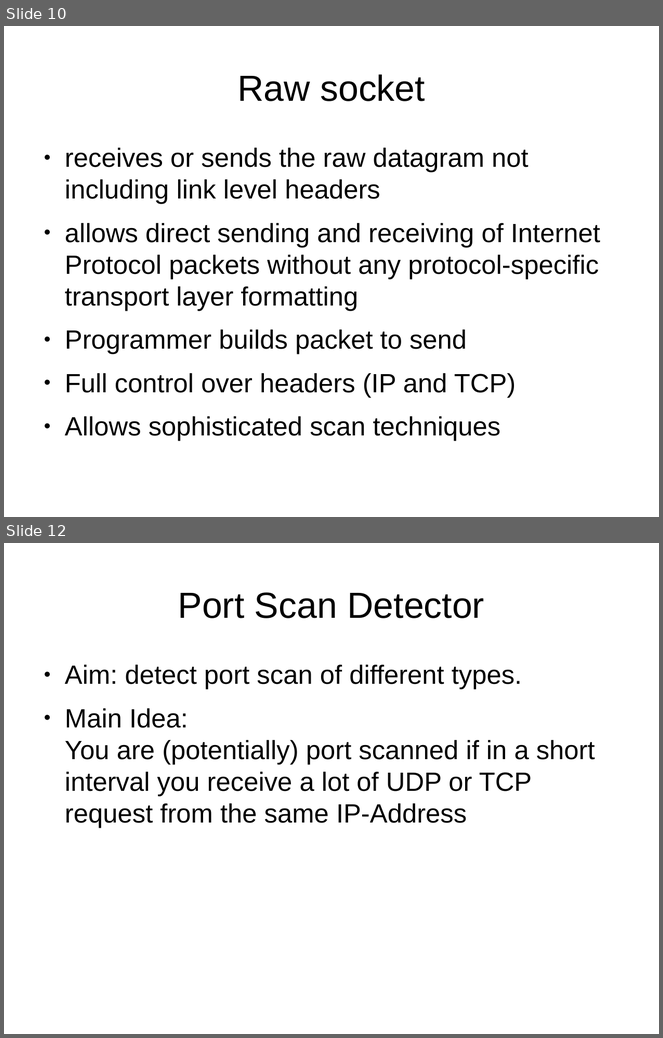
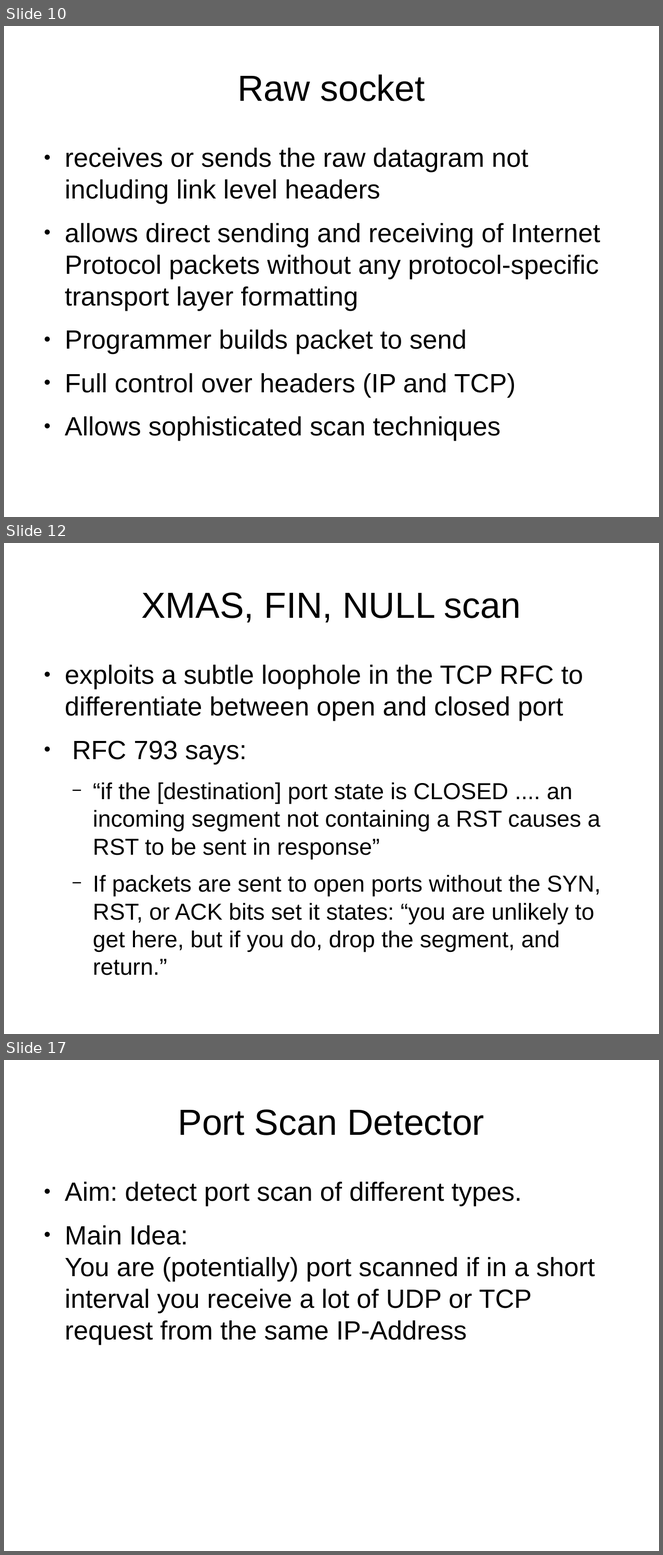
Before and after one commit to herrBez/PortScanner, a slide deck: slides/Untitled 1.odp. Shown one above the other, each under a label of ours: slides 10 and 12 before the commit, slides 10, 12 and 17 after it; the slides between them are not shown. The pictures are 663x1038 and 663x1555 pixels, drawn with LibreOffice and Linux fonts; fonts in the diff are those of the drawing. Boxes give left, top, right and bottom in pixels: in the first picture for what was removed or moved away, otherwise in the second. Text is boxed around its words. In the diff, an @@ line names an element or a change of style, - is before the commit and + after.

```diff
--- a/slides/Untitled 1.odp
+++ b/slides/Untitled 1.odp
@@ slide 12 added at (x1=4, y1=543, x2=659, y2=1034), background #FFFFFF @@
@@ title added at (x1=141, y1=592, x2=521, y2=623), 44 pt, text #000000 @@
+XMAS, FIN, NULL scan
@@ text added at (x1=65, y1=665, x2=601, y2=952), 28 pt, text #000000 @@
+● exploits a subtle loophole in the TCP RFC to differentiate between open and closed port
+● RFC 793 says:
+  − “if the [destination] port state is CLOSED .... an incoming segment not containing a RST causes a RST to be sent in response”
+  − If packets are sent to open ports without the SYN, RST, or ACK bits set it states: “you are unlikely to get here, but if you do, drop the segment, and return.”
@@ what was slide 12 is now slide 17 @@
```
Also in this commit, not shown: 1 slide changed, 4 other slides added.
